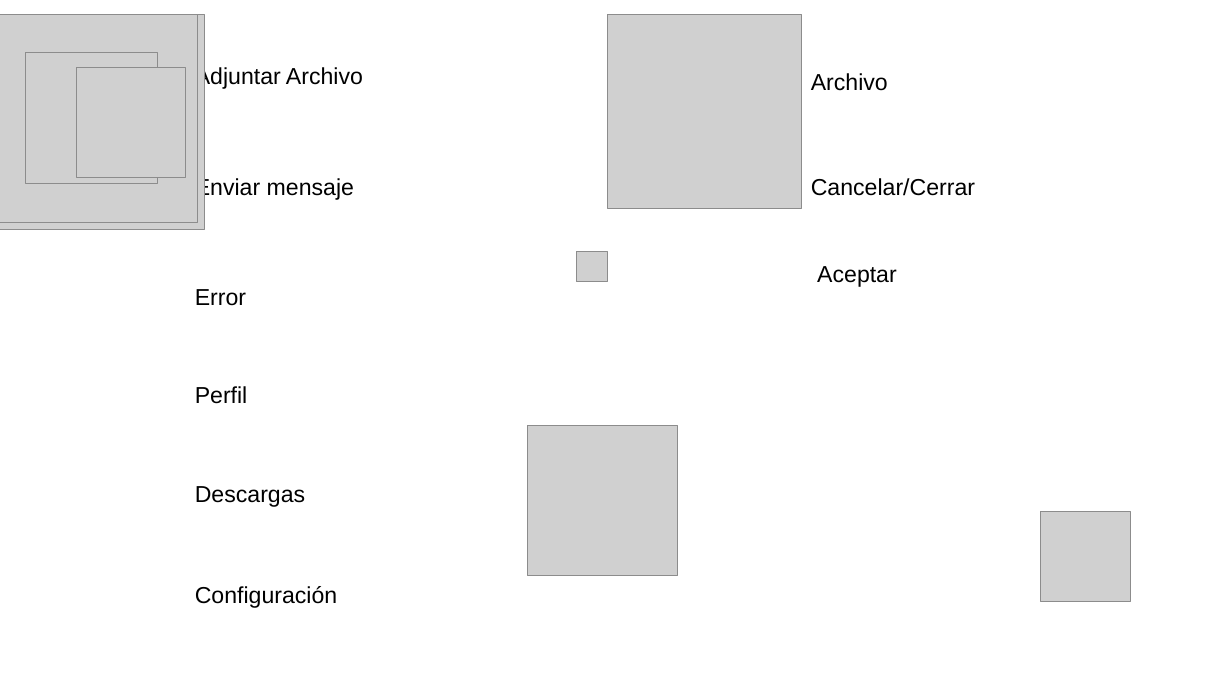
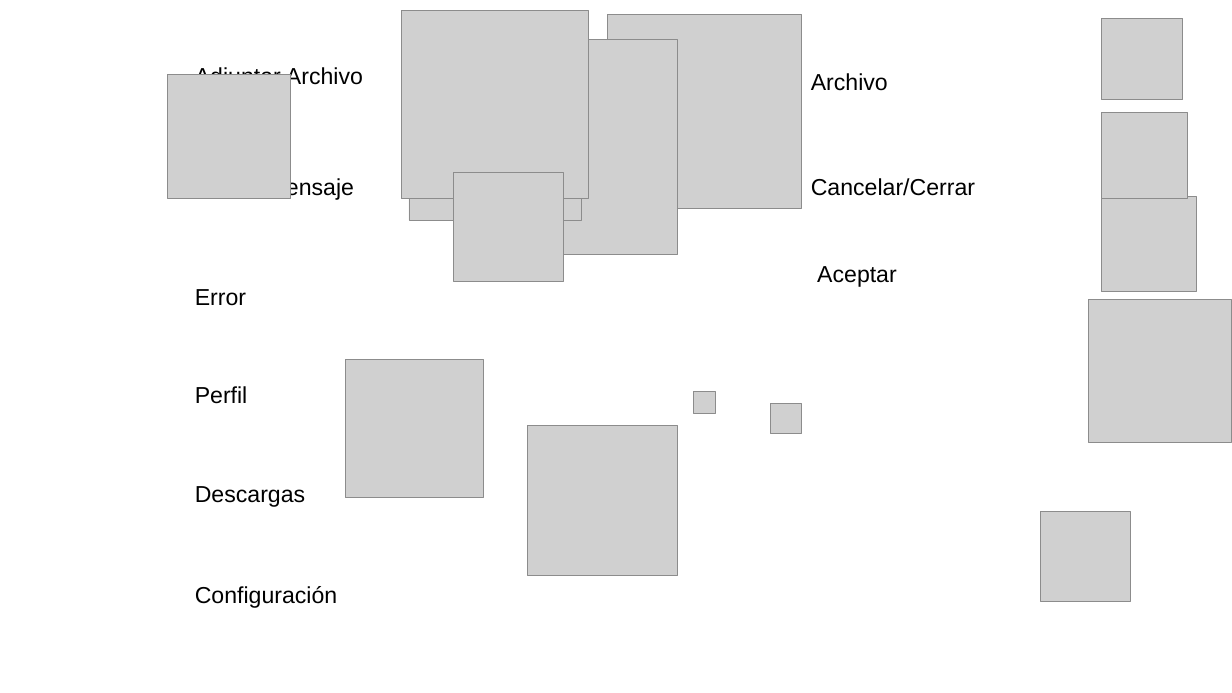
Before and after one commit to Rlianny/Link-Chat_2025, a slide deck: slide 13 of docs/design_decisions/Prototipo de UI.pptx. Drawn at 1232x693 pixels with LibreOffice and Linux fonts; fonts in the diff are those of the drawing; grey boxes stand for pictures. Boxes give left, top, right and bottom in pixels: in the first picture for what was removed or moved away, otherwise in the second. Text is boxed around its words. In the diff, an @@ line names an element or a change of style, - is before the commit and + after.

```diff
--- a/docs/design_decisions/Prototipo de UI.pptx
+++ b/docs/design_decisions/Prototipo de UI.pptx
@@ picture added at bbox=[401, 11, 589, 199] @@
@@ picture added at bbox=[1102, 18, 1183, 100] @@
@@ picture added at bbox=[409, 48, 581, 220] @@
@@ picture: place and size @@
-picture at bbox=[0, 15, 204, 229]
+picture at bbox=[463, 40, 677, 254]
@@ picture added at bbox=[167, 75, 291, 199] @@
@@ picture: place and size @@
-picture at bbox=[26, 53, 157, 184]
+picture at bbox=[1102, 113, 1188, 199]
@@ picture: place and size @@
-picture at bbox=[76, 67, 186, 177]
+picture at bbox=[454, 172, 564, 282]
@@ picture: place and size @@
-picture at bbox=[11, 14, 172, 175]
+picture at bbox=[1102, 197, 1197, 292]
@@ picture: place and size @@
-picture at bbox=[0, 15, 198, 223]
+picture at bbox=[1089, 299, 1232, 443]
@@ picture added at bbox=[346, 360, 483, 497] @@
@@ picture added at bbox=[693, 392, 715, 414] @@
@@ picture: place and size @@
-picture at bbox=[577, 251, 607, 282]
+picture at bbox=[771, 403, 801, 433]
```
Also in this commit, not shown: 2 other slides changed, 10 other files.
